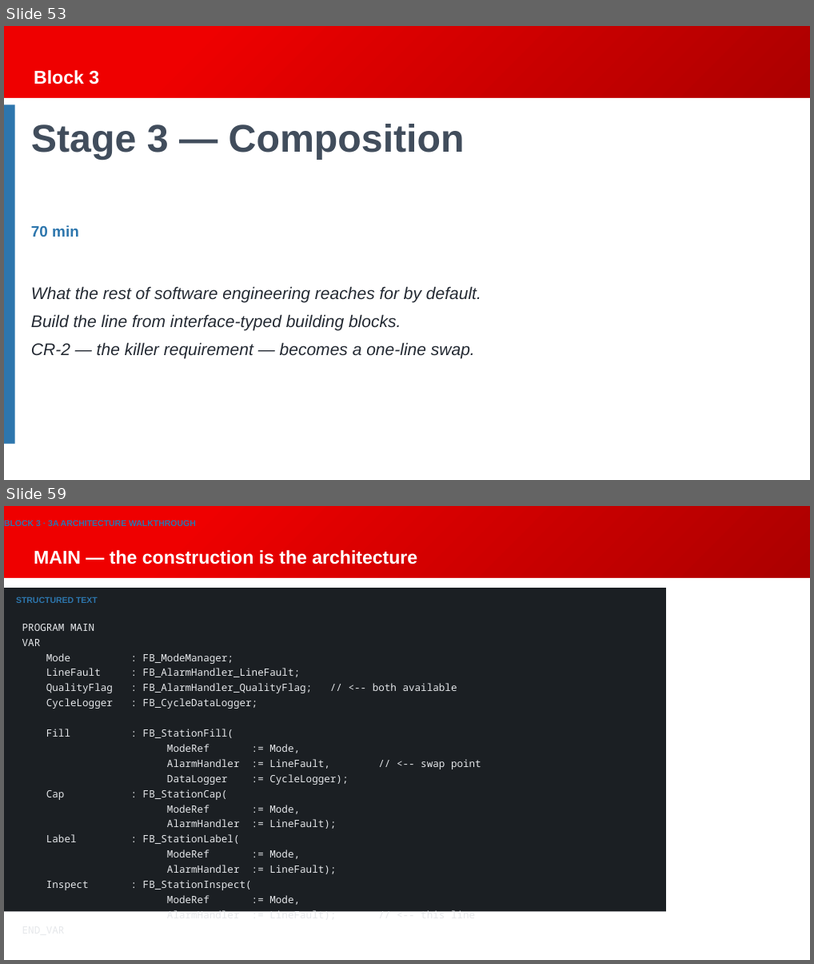
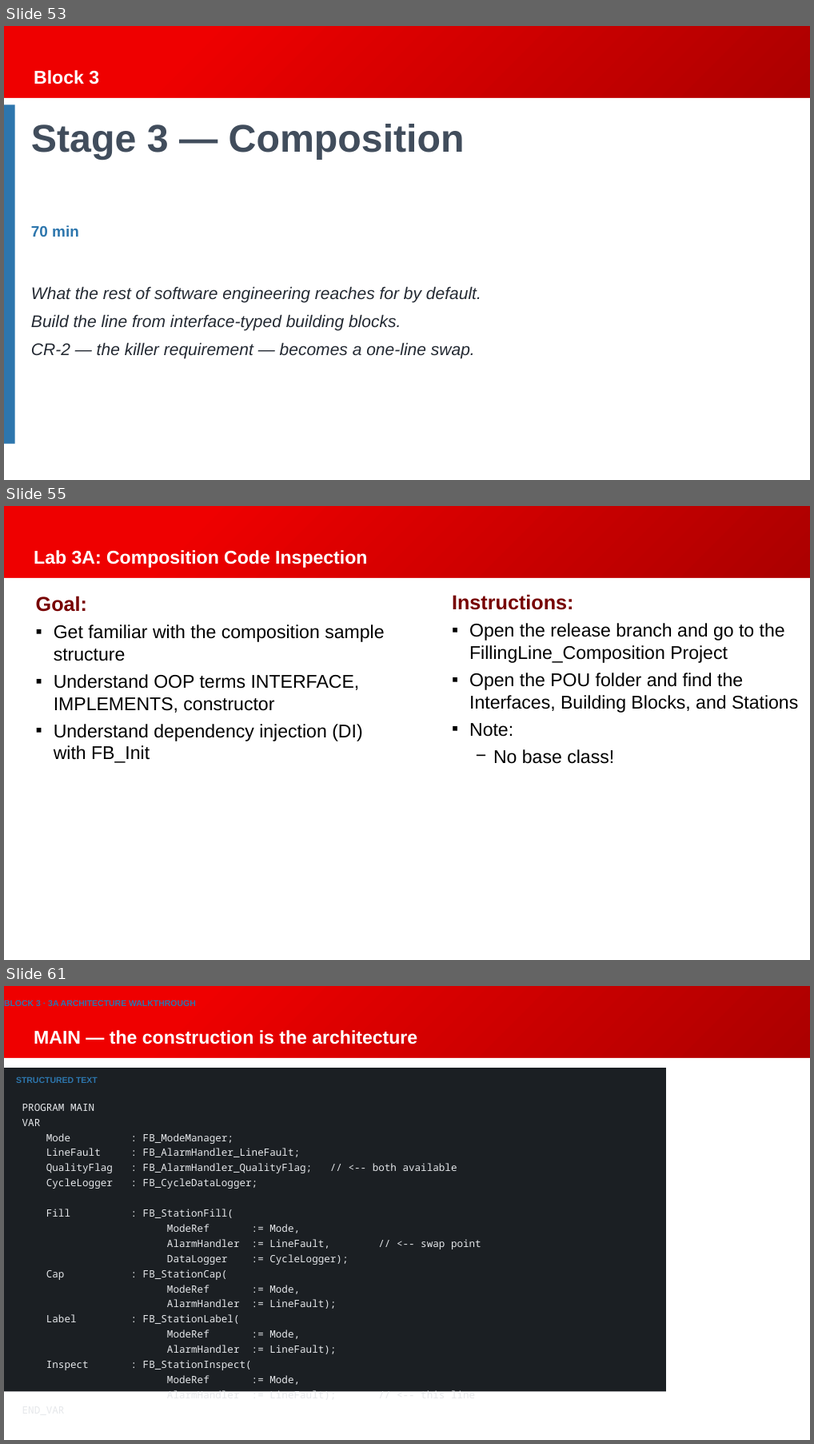
Before and after one commit to Beckhoff-USA-Community/Procedural_To_SOLID, a slide deck: presentation/NEM2026_workshop.pptx. Shown one above the other, each under a label of ours: slides 53 and 59 before the commit, slides 53, 55 and 61 after it; the slides between them are not shown. The pictures are 814x964 and 814x1444 pixels, drawn with LibreOffice and Linux fonts; fonts in the diff are those of the drawing; background and template pictures are left out. Boxes give left, top, right and bottom in pixels: in the first picture for what was removed or moved away, otherwise in the second. Text is boxed around its words. In the diff, an @@ line names an element or a change of style, - is before the commit and + after.

```diff
--- a/presentation/NEM2026_workshop.pptx
+++ b/presentation/NEM2026_workshop.pptx
@@ slide 55 added at (4,506,810,960), background gradient #EF0000 to #AC0000 to #920000; not listed: 1 template element that a slide beside it also shows @@
@@ title added at (34,550,367,568), 22 pt, text #FFFFFF, bold @@
+Lab 3A: Composition Code Inspection
@@ text added at (36,596,384,763), 22 pt, text #000000 @@
+Goal:
+▪ Get familiar with the composition sample structure
+▪ Understand OOP terms INTERFACE, IMPLEMENTS, constructor
+▪ Understand dependency injection (DI) with FB_Init
@@ text added at (452,594,798,764), 22 pt, text #000000 @@
+Instructions:
+▪ Open the release branch and go to the FillingLine_Composition Project
+▪ Open the POU folder and find the Interfaces, Building Blocks, and Stations
+▪ Note:
+  − No base class!
@@ what was slide 59 is now slide 61 @@
```
Also in this commit, not shown: 7 slides changed, 1 other slide added.
